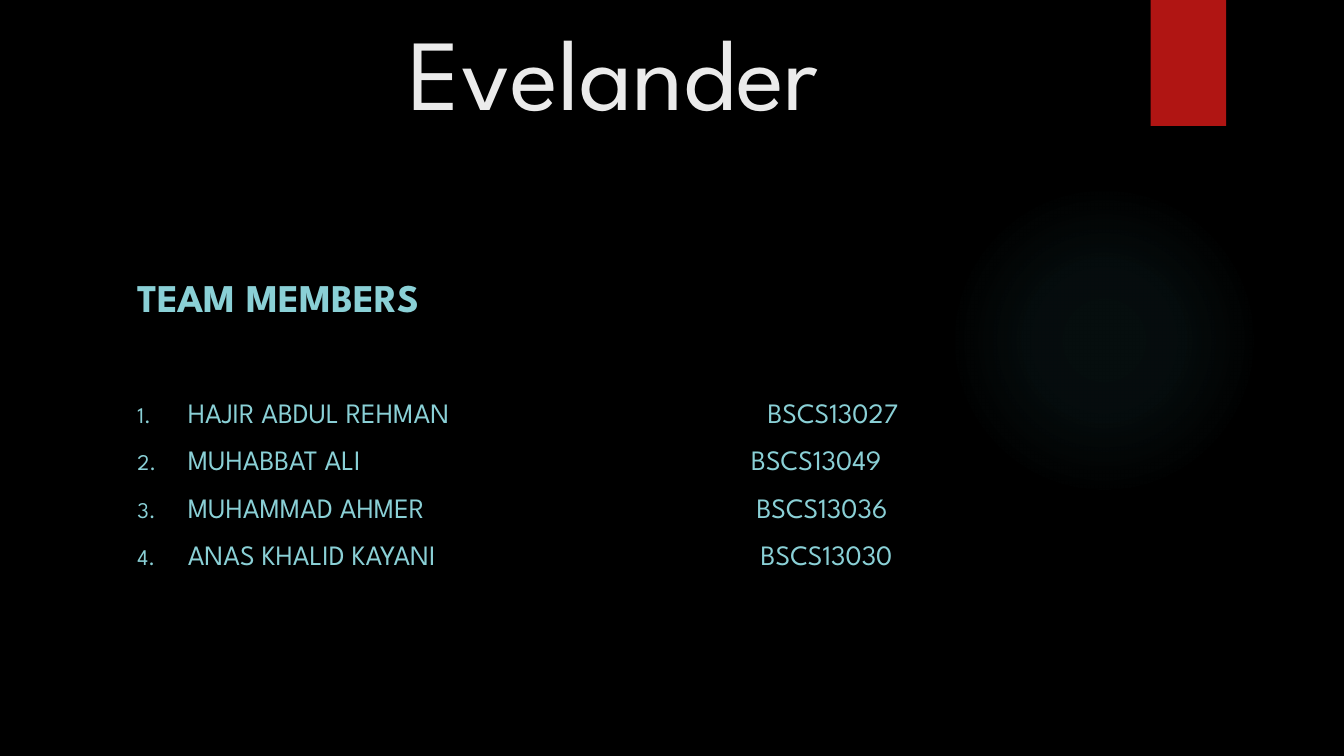
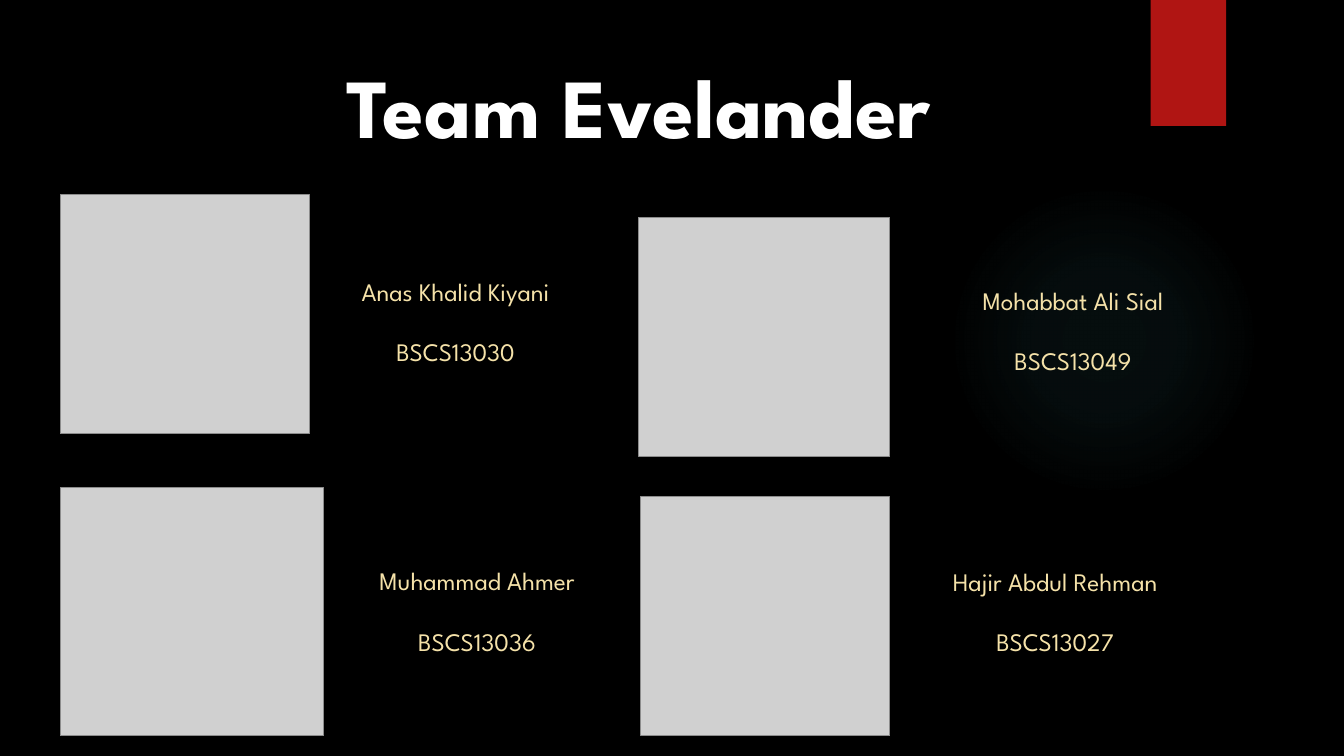
Before and after one commit to ahmer092/Evelander, a slide deck: slide 1 of HCI Project Task 2.pptx. Drawn at 1344x756 pixels with LibreOffice and Linux fonts; fonts in the diff are those of the drawing; grey boxes stand for pictures; background and template pictures are left out. Boxes give left, top, right and bottom in pixels: in the first picture for what was removed or moved away, otherwise in the second. Text is boxed around its words. In the diff, an @@ line names an element or a change of style, - is before the commit and + after.

Commit message:
Add files via upload
Updated Presentation - Evelander - project task 2

```diff
--- a/HCI Project Task 2.pptx
+++ b/HCI Project Task 2.pptx
@@ text "Team Evelander" at <box>347,80,930,139</box>: vertical alignment bottom to top @@
@@ text at <box>347,80,930,139</box>: text changed; size 72 to 60 pt; text colour #EBEBEB to #FFFFFF; bold on @@
-Evelander
+Team Evelander
@@ picture added at <box>60,195,310,434</box> @@
@@ picture added at <box>639,218,890,457</box> @@
@@ subtitle removed at <box>137,285,899,566</box> @@
-TEAM MEMBERS
-1. HAJIR ABDUL REHMAN BSCS13027
-2. MUHABBAT ALI BSCS13049
-3. MUHAMMAD AHMER BSCS13036
-4. ANAS KHALID KAYANI BSCS13030
@@ text added at <box>362,283,549,362</box>, 18 pt, text #F5E2A9 @@
+Anas Khalid Kiyani
+BSCS13030
@@ text added at <box>983,292,1163,371</box>, 18 pt, text #F5E2A9 @@
+Mohabbat Ali Sial
+BSCS13049
@@ picture added at <box>60,487,324,736</box> @@
@@ picture added at <box>641,497,890,736</box> @@
@@ text added at <box>379,572,574,652</box>, 18 pt, text #F5E2A9 @@
+Muhammad Ahmer
+BSCS13036
@@ text added at <box>953,573,1158,652</box>, 18 pt, text #F5E2A9 @@
+Hajir Abdul Rehman
+BSCS13027
```
Also in this commit, not shown: 2 other slides changed, 1 slide added.
